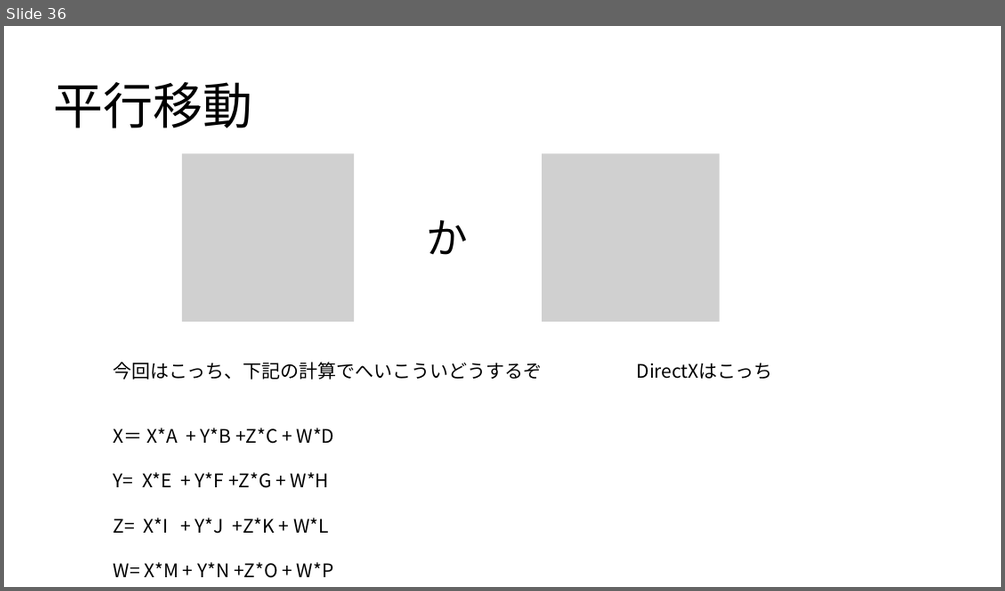
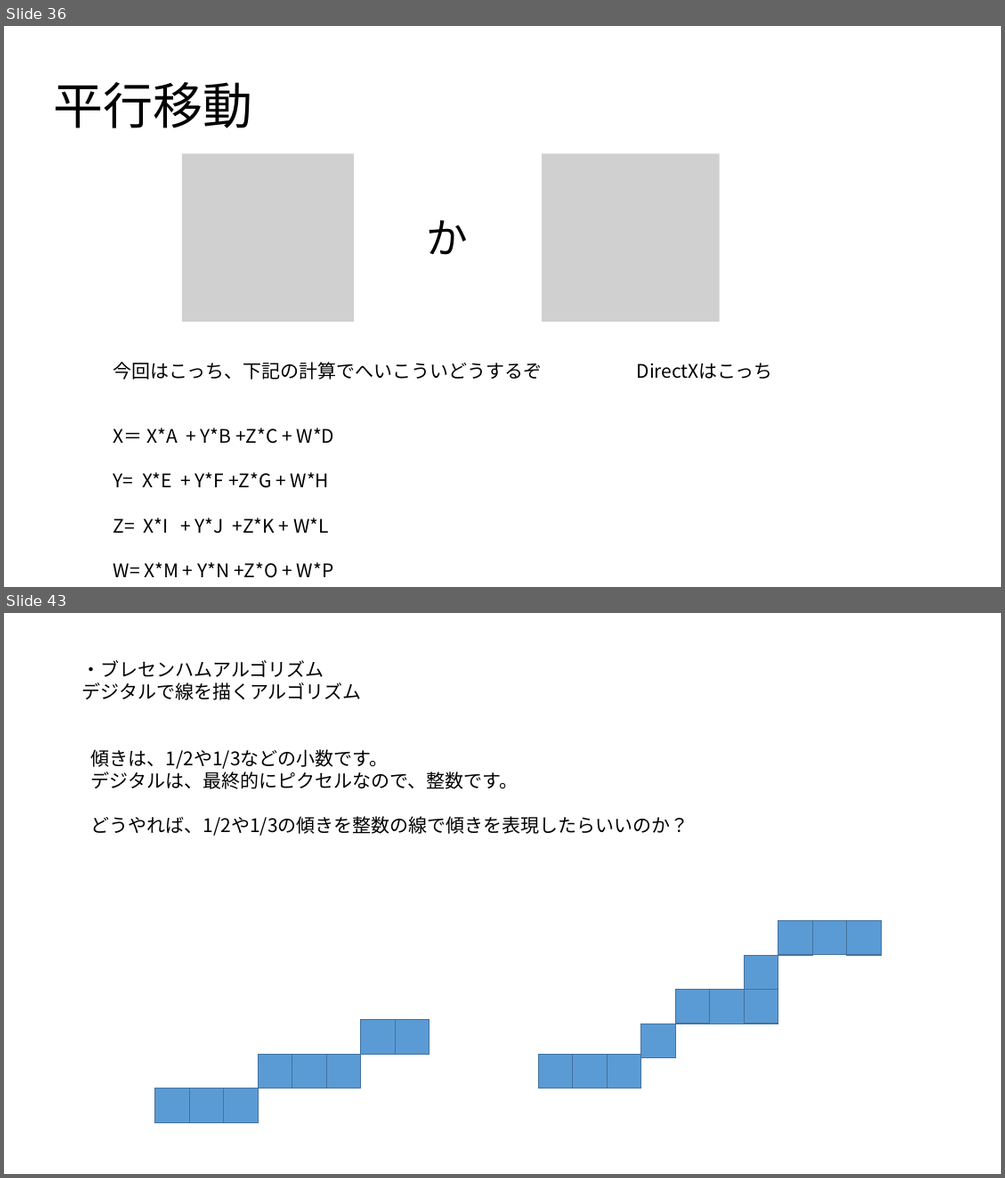
Before and after one commit to UMA729/MySchoolDatas, a slide deck: ゲ数Ⅱ/ゲーム数学.pptx. Shown one above the other, each under a label of ours: slide 36 before the commit, slides 36 and 43 after it; the slides between them are not shown. The pictures are 1005x591 and 1005x1178 pixels, drawn with LibreOffice and Linux fonts; fonts in the diff are those of the drawing; grey boxes stand for pictures. Boxes give left, top, right and bottom in pixels: in the first picture for what was removed or moved away, otherwise in the second. Text is boxed around its words. In the diff, an @@ line names an element or a change of style, - is before the commit and + after.

```diff
--- a/ゲ数Ⅱ/ゲーム数学.pptx
+++ b/ゲ数Ⅱ/ゲーム数学.pptx
@@ slide 43 added at <box>4,613,1001,1174</box>, background #FFFFFF @@
@@ text added at <box>82,660,362,700</box>, 18 pt, text #000000 @@
+・ブレセンハムアルゴリズム
+デジタルで線を描くアルゴリズム
@@ text added at <box>91,749,689,835</box>, 18 pt, text #000000 @@
+傾きは、1/2や1/3などの小数です。
+デジタルは、最終的にピクセルなので、整数です。
+どうやれば、1/2や1/3の傾きを整数の線で傾きを表現したらいいのか？
@@ rectangle added at <box>778,920,812,955</box>, fill #5B9BD5, outline #43739E 1 pt @@
@@ rectangle added at <box>812,920,847,955</box>, fill #5B9BD5, outline #43739E 1 pt @@
@@ rectangle added at <box>847,920,882,955</box>, fill #5B9BD5, outline #43739E 1 pt @@
@@ rectangle added at <box>744,956,778,989</box>, fill #5B9BD5, outline #43739E 1 pt @@
@@ rectangle added at <box>676,989,710,1023</box>, fill #5B9BD5, outline #43739E 1 pt @@
@@ rectangle added at <box>710,989,744,1023</box>, fill #5B9BD5, outline #43739E 1 pt @@
@@ rectangle added at <box>744,989,778,1023</box>, fill #5B9BD5, outline #43739E 1 pt @@
@@ rectangle added at <box>361,1020,395,1054</box>, fill #5B9BD5, outline #43739E 1 pt @@
@@ rectangle added at <box>395,1020,429,1054</box>, fill #5B9BD5, outline #43739E 1 pt @@
@@ rectangle added at <box>641,1023,676,1058</box>, fill #5B9BD5, outline #43739E 1 pt @@
@@ rectangle added at <box>259,1054,292,1088</box>, fill #5B9BD5, outline #43739E 1 pt @@
@@ rectangle added at <box>291,1054,326,1088</box>, fill #5B9BD5, outline #43739E 1 pt @@
@@ rectangle added at <box>326,1054,361,1088</box>, fill #5B9BD5, outline #43739E 1 pt @@
@@ rectangle added at <box>539,1054,573,1088</box>, fill #5B9BD5, outline #43739E 1 pt @@
@@ rectangle added at <box>573,1054,607,1088</box>, fill #5B9BD5, outline #43739E 1 pt @@
@@ rectangle added at <box>607,1054,641,1088</box>, fill #5B9BD5, outline #43739E 1 pt @@
@@ rectangle added at <box>155,1088,189,1122</box>, fill #5B9BD5, outline #43739E 1 pt @@
@@ rectangle added at <box>189,1088,224,1123</box>, fill #5B9BD5, outline #43739E 1 pt @@
@@ rectangle added at <box>224,1088,259,1122</box>, fill #5B9BD5, outline #43739E 1 pt @@
```
Also in this commit, not shown: 2 slides changed, 7 other slides added, 1 other file.
